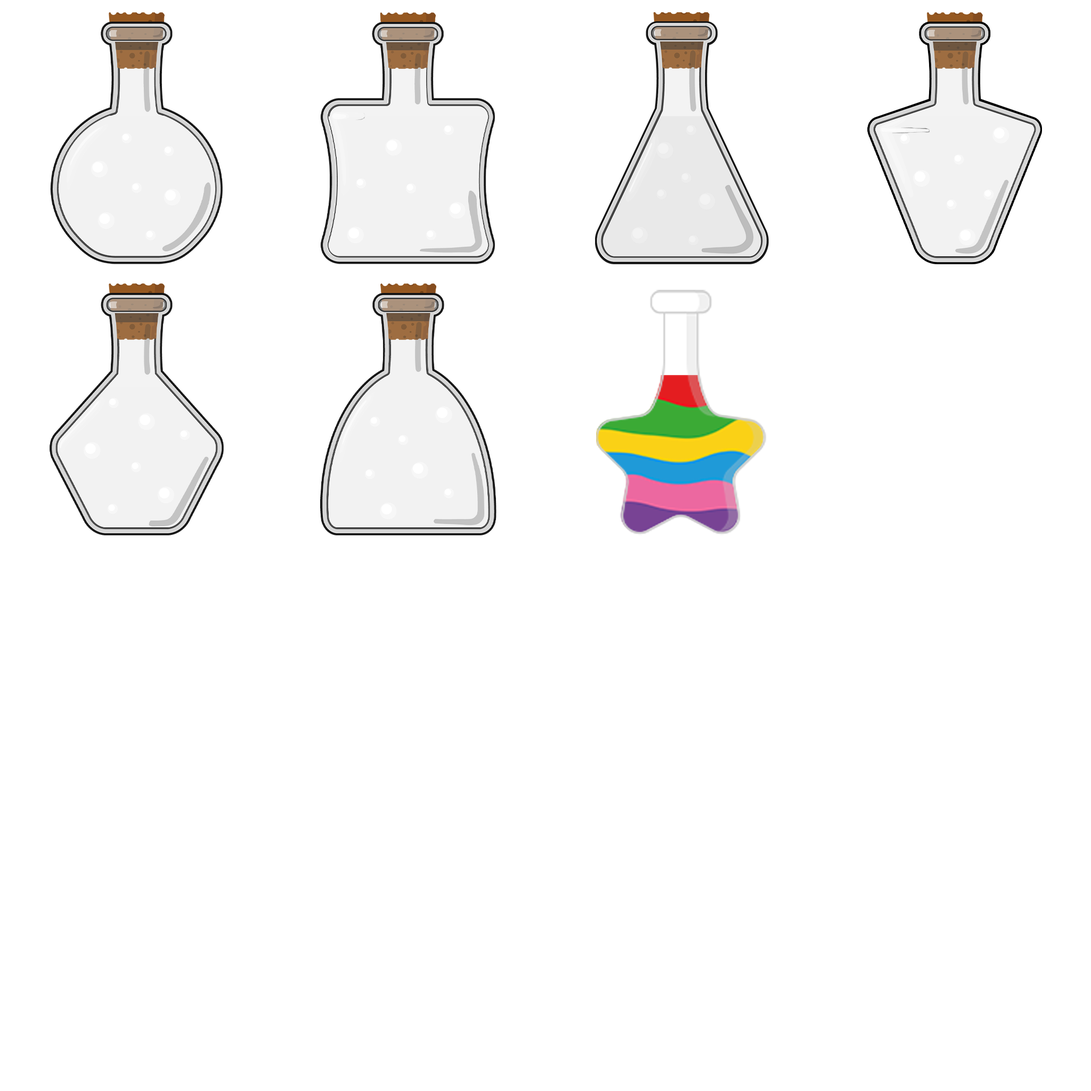
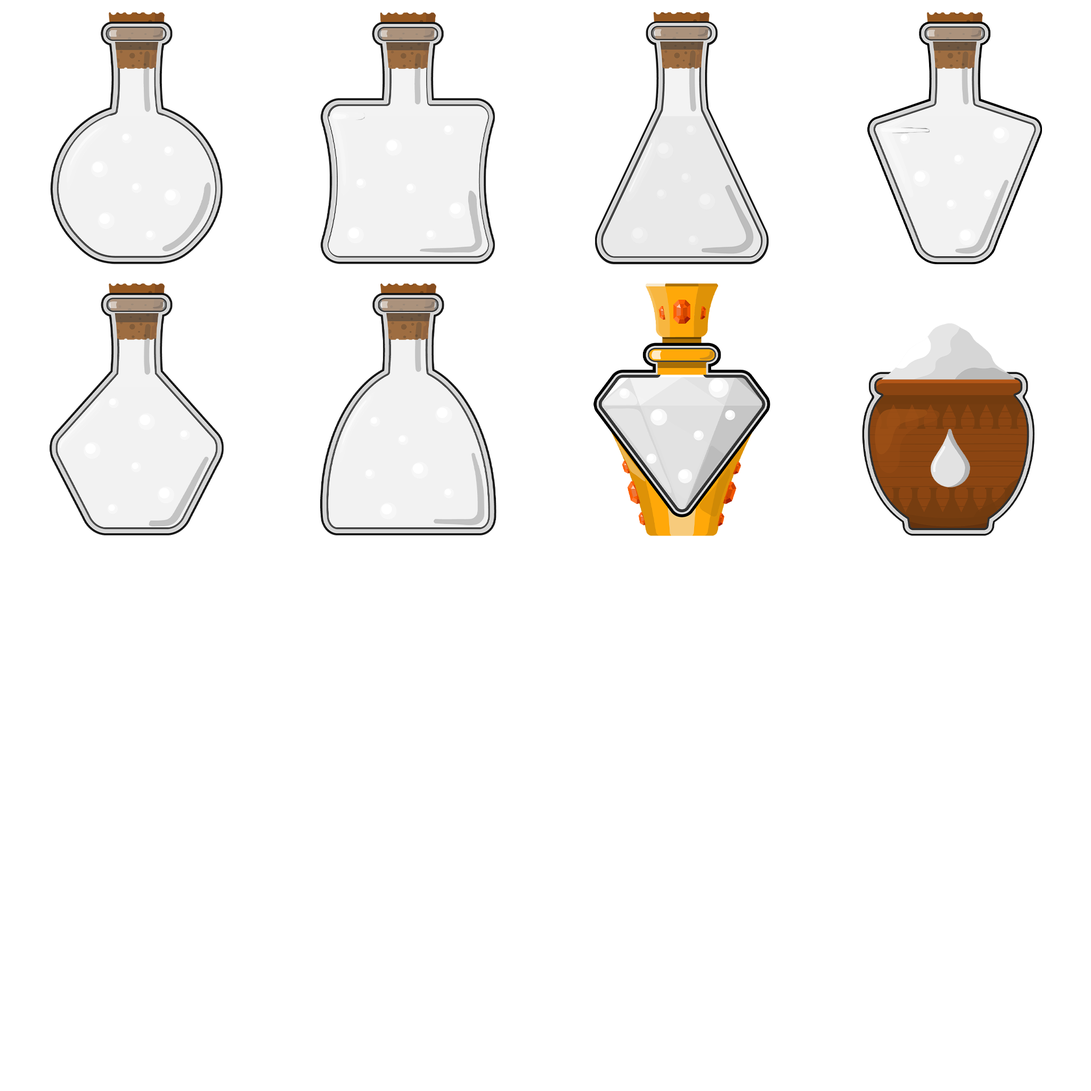
Comparing the layer stacks of the two 1091×1091 images. Changes:
painted on "Allforms" (2nd of 2, in "Allforms") over bbox(593, 283, 771, 537)
moved "Allforms_Fill" above "Allforms_Back", painted on it over bbox(596, 375, 767, 533)
added layer "Allforms_Back" in group "Allforms" over bbox(602, 377, 764, 510)
renamed "Allforms_Multicolor" to "Allforms_Outline", painted on it over bbox(593, 283, 771, 537)
added layer "Bag" above "Bag_Fill" over bbox(862, 372, 1036, 537)
added layer "Bag_Fill" above "Bag Outline" over bbox(880, 323, 1016, 488)
added layer "Bag Outline" above "Слой 0" over bbox(862, 323, 1036, 537)
